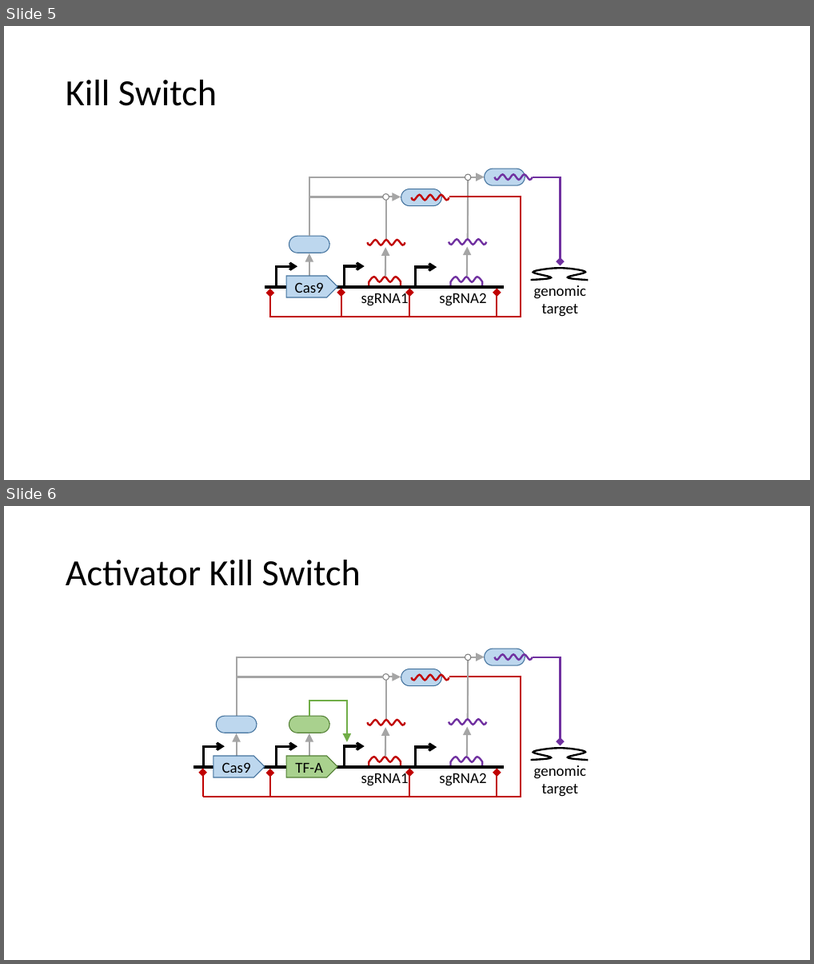
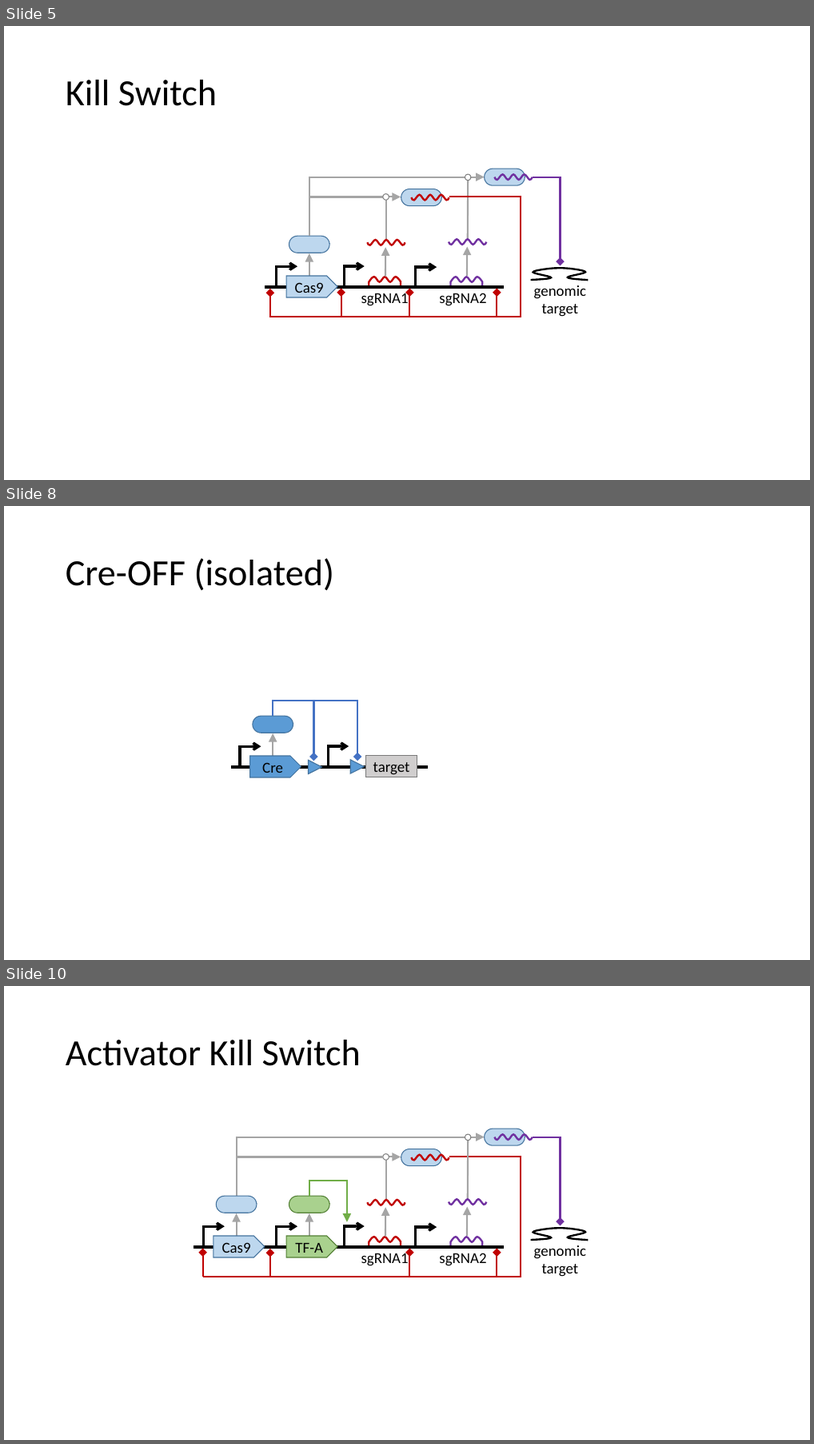
Before and after one commit to TASBE/CRISPR-safety-switches, a slide deck: paper_figures/sbolvisual/17 Combinations.pptx. Shown one above the other, each under a label of ours: slides 5 and 6 before the commit, slides 5, 8 and 10 after it; the slides between them are not shown. The pictures are 814x964 and 814x1444 pixels, drawn with LibreOffice and Linux fonts; fonts in the diff are those of the drawing. Boxes give left, top, right and bottom in pixels: in the first picture for what was removed or moved away, otherwise in the second. Text is boxed around its words. In the diff, an @@ line names an element or a change of style, - is before the commit and + after.

```diff
--- a/paper_figures/sbolvisual/17 Combinations.pptx
+++ b/paper_figures/sbolvisual/17 Combinations.pptx
@@ slide 8 added at bbox=[4, 506, 810, 960], background #FFFFFF @@
@@ title added at bbox=[66, 558, 334, 591], 44 pt, text #000000 @@
+Cre-OFF (isolated)
@@ rounded rectangle added at bbox=[253, 716, 293, 733], fill #5B9BD5, outline #43739E 1 pt @@
@@ elbow arrow added from (274, 716) to (314, 756), #4472C4 2 pt @@
@@ elbow arrow added from (274, 716) to (358, 756), #4472C4 2 pt @@
@@ arrow added from (274, 758) to (274, 733), #A5A5A5 2 pt @@
@@ line added from (231, 767) to (428, 767), #000000 3 pt @@
@@ elbow arrow added from (239, 766) to (261, 746), #000000 3 pt @@
@@ pentagon arrow added at bbox=[250, 756, 302, 778], fill #5B9BD5, outline #43739E 1 pt, 18 pt, text #000000 @@
+Cre
@@ triangle added at bbox=[308, 760, 322, 774], fill #5B9BD5, outline #43739E 1 pt @@
@@ elbow arrow added from (327, 766) to (349, 746), #000000 3 pt @@
@@ triangle added at bbox=[350, 760, 365, 773], fill #5B9BD5, outline #43739E 1 pt @@
@@ pentagon arrow added at bbox=[366, 756, 418, 778], fill #D0CECE, outline #7A7A7A 1 pt, 18 pt, text #000000 @@
+target
@@ what was slide 6 is now slide 10 @@
```
Also in this commit, not shown: 3 other slides added, 36 other files.
